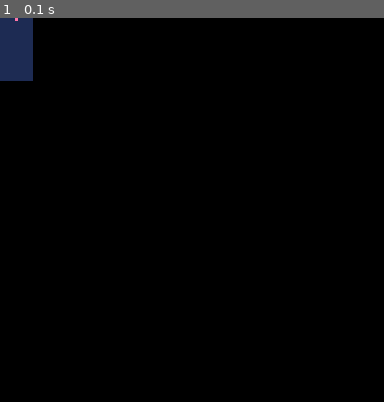
Above: before the commit, frame 1.
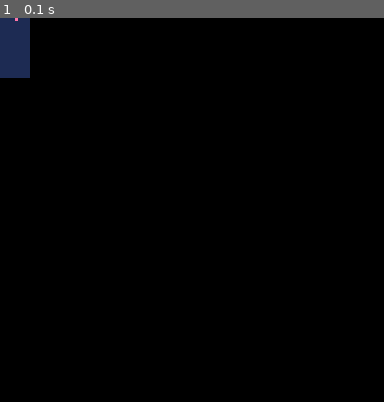
Above: after the commit, the same moment.

Repository: Schnobb/pico8-stuff
Game: PICO-8 cartridge tet.p8
The game is run twice, just before and just after one commit, with the same random seed, the same clock (stepped at 60 frames per second) and the same inputs.
Inputs:
- Up to frame 1 (0.1 s): no input

The runs differ from the first frame. In frame 1, 0.2% of the frame differs, in the area x 0-9%, y 0-17%.

Commit message:
New stuff

Diff:
--- /dev/null
+++ b/ballistic.p8
@@ -0,0 +1,306 @@
+pico-8 cartridge // http://www.pico-8.com
+version 32
+__lua__
+function _init()
+ pi=3.1415927
+ g=9.81
+ scale=1/5
+ fric=1.0
+
+ ground=120
+ cliff_h=30
+ --cls()
+ can=new_cannon(12,119-cliff_h,1,-2,4)
+ can:rotate(30)
+
+ force=60
+ min_force=20
+ max_force=100
+ delta_force=(max_force/3)/60
+
+ ready=true
+
+ history={}
+ max_history=60
+
+ turn_speed=30/60
+
+ show_range=false
+
+ debug_time=false
+ timer=0
+ up_timer=0
+end
+
+function _update60()
+ if btn(⬅️) then
+  can:rotate(-turn_speed)
+ end
+
+ if btn(➡️) then
+  can:rotate(turn_speed)
+ end
+
+ if btn(⬆️) then
+  force=mid(min_force,force+delta_force,max_force)
+ end
+
+ if btn(⬇️) then
+  force=mid(min_force,force-delta_force,max_force)
+ end
+
+ if btnp(❎) and ready then
+  proj=new_proj(can.x+can.ox,can.y+can.oy,8)
+  proj.dx=force*can.dir.x
+  proj.dy=force*can.dir.y
+  ready=false
+  timer=0
+  up_timer=0
+ end
+
+ if btnp(🅾️) then
+  show_range=not show_range
+ end
+
+ if proj then
+  if proj.dy<0 then
+  	up_timer+=1
+  end
+
+  update_proj()
+  timer+=1
+ end
+end
+
+function _draw()
+ cls()
+
+ rectfill(0,ground-cliff_h,18,128,4)
+ rectfill(0,ground,128,128,3)
+
+ if proj then
+  draw_proj()
+ end
+
+ draw_history()
+ draw_cannon()
+
+ if show_range then
+  draw_range()
+ end
+
+ draw_force()
+
+ if debug_time then
+ 	print(timer/60)
+ 	print(up_timer/60)
+ end
+end
+
+function update_proj()
+ proj.dx*=fric
+ proj.dy+=g/60
+ proj.x+=(proj.dx*scale)/60
+ proj.y+=(proj.dy*scale)/60
+
+ proj.x=proj.x%128
+ if proj.y >= ground then
+  proj.dy=0
+  proj.y=ground-1
+  ready=true
+
+  if #history>=max_history then
+   del(history,history[1])
+  end
+
+  add(history,vec2(proj.x,proj.y))
+  proj=nil
+ end
+end
+
+function draw_proj()
+ pset(proj.x,proj.y,proj.col)
+end
+
+function draw_cannon()
+ local can_end=can:get_end()
+ line(can.x+can.ox,can.y+can.oy,can_end.x,can_end.y,3)
+ spr(1,can.x-4,can.y-7)
+ --pset(can.x+can.ox,can.y+can.oy,8)
+ for i=0,6 do
+  local dist=can.len*i*2
+  local dot=can:get_end(dist)
+  pset(dot.x,dot.y,6)
+ end
+end
+
+function draw_history()
+ for h in all(history) do
+  pset(h.x,h.y,2)
+ end
+end
+
+function draw_force()
+ local cols={12,11,10,9,8}
+ local col
+ local w,h=2,80
+ local x,y=5,15
+
+ local fm=max_force-min_force
+ fm=(force-min_force)/fm
+
+ local col_idx=flr(#cols*fm)+1
+ col_idx=min(#cols,col_idx)
+ col=cols[col_idx]
+
+ rect(x-2,y-2,x+w+2,y+h+2,col)
+ local fy=h*(1-fm)
+ rectfill(x,fy+y,x+w,y+h,col)
+end
+
+function draw_range()
+ local ox,oy=-3,-7
+ local h_diff=ground-can.y-1-can.oy
+ local h_diff/=scale
+ local range=get_range(force,can.dir,h_diff)
+ local x=can.x+can.ox+range*scale
+ local y=ground-1
+
+ spr(2,(x+ox)%128,y+oy)
+end
+-->8
+-- objects
+function new_proj(x,y,col)
+ return {
+  x=x,
+  y=y,
+  col=col,
+  dx=0,
+  dy=0
+ }
+end
+
+function new_cannon(x,y,ox,oy,len)
+ return {
+  x=x,
+  y=y,
+  ox=ox,
+  oy=oy,
+  len=len,
+  dir=vec2(0,-1),
+
+  get_end=function(self,dist)
+   local len=dist or self.len
+   local res=vec2(self.x+self.ox,self.y+self.oy)
+   res.x+=self.dir.x*len
+   res.y+=self.dir.y*len
+
+   return res
+  end,
+
+  rotate=function(self,d)
+   local temp=rot2d(self.dir,deg2rad(-d))
+   if temp.y<0 then
+    self.dir=temp
+   end
+  end
+ }
+end
+-->8
+-- utils
+function vec2(x,y)
+ return {
+  x=x,
+  y=y,
+  norm=function(self)
+   local l=len(self.x,self.y)
+   self.x/=l
+   self.y/=l
+   return self
+  end,
+  mul=function(self,n)
+   self.x*=n
+   self.y*=n
+   return self
+  end
+ }
+end
+
+function rot2d(vec,r)
+ return vec2(
+  vec.x*cosr(r)-vec.y*sinr(r),
+  vec.x*sinr(r)+vec.y*cosr(r)
+ )
+end
+
+function rot(x,y,r)
+ return x*cosr(r)-y*sinr(r),x*sinr(r)+y*cosr(r)
+end
+
+function rad2deg(r)
+ return r*180/pi
+end
+
+function deg2rad(d)
+ return d*pi/180
+end
+
+function sinr(r)
+ return sin(r/(2*pi))
+end
+
+function cosr(r)
+ return cos(r/(2*pi))
+end
+
+function tanr(r)
+ return sinr(r)/cosr(r)
+end
+
+function len(x,y)
+ return sqrt(x^2+y^2)
+end
+-->8
+-- ballistics
+
+-- vel in meters/sec
+-- dir is a direction vector
+-- returns range in meters
+function get_range(vel,dir,h_diff)
+ h_diff=h_diff or 0
+ local vxo=abs(dir.x)*vel
+ local vyo=abs(dir.y)*vel
+
+ --print(vxo..","..vyo)
+ if debug_time then
+  print(h_diff)
+ end
+
+ local t_rise=vyo/g
+ local h=h_diff+vyo*t_rise-0.5*g*t_rise*t_rise
+ local t_fall=sqrt(2*h/g)
+ local t_flight=t_rise+t_fall
+
+ if debug_time then
+  print(t_rise)
+  print(t_fall)
+  print(t_flight)
+  print(h)
+  pset(63,ground-(h*scale),8)
+ end
+
+ return force*dir.x*t_flight
+end
+
+--function ball_func(vel,dir,x)
+-- return x*tan()
+--end
+__gfx__
+00000000000000000000000000000000000000000000000000000000000000000000000000000000000000000000000000000000000000000000000000000000
+0000000000000000000a000000000000000000000000000000000000000000000000000000000000000000000000000000000000000000000000000000000000
+0070070000000000000a000000000000000000000000000000000000000000000000000000000000000000000000000000000000000000000000000000000000
+0007700000000000000a000000000000000000000000000000000000000000000000000000000000000000000000000000000000000000000000000000000000
+0007700000000000a00a00a000000000000000000000000000000000000000000000000000000000000000000000000000000000000000000000000000000000
+007007000000b0000a0a0a0000000000000000000000000000000000000000000000000000000000000000000000000000000000000000000000000000000000
+0000000000bbbb0000aaa00000000000000000000000000000000000000000000000000000000000000000000000000000000000000000000000000000000000
+0000000000055500000a000000000000000000000000000000000000000000000000000000000000000000000000000000000000000000000000000000000000
--- /dev/null
+++ b/clk.p8
@@ -0,0 +1,150 @@
+pico-8 cartridge // http://www.pico-8.com
+version 32
+__lua__
+function _init()
+ btns={}
+
+ init_mouse()
+
+ add(btns,new_btn(8,8,"blablablab",beep))
+end
+
+function _update60()
+ update_mouse()
+
+ for _,b in pairs(btns) do
+  b:update()
+ end
+end
+
+function _draw()
+ cls()
+
+ for _,b in pairs(btns) do
+  b:draw()
+ end
+
+ draw_mouse()
+end
+
+function beep()
+ sfx(0)
+end
+-->8
+-- inits
+function init_mouse()
+ mouse={
+  x=0,
+  y=0,
+  lclick=false,
+  rclick=false,
+  pos_updated=false,
+  lclick_updated=false,
+  rclick_updated=false,
+  enabled=true,
+  downx=0,
+  downy=0
+ }
+
+ poke(0x5f2d,0x1)
+ update_mouse()
+end
+-->8
+-- updates
+function update_mouse()
+ local x,y=stat(32),stat(33)
+ local lclick=(stat(34) & 0x1)>0
+ local rclick=(stat(34) & 0x2)>0
+
+ mouse.pos_updated=false
+ mouse.lclick_updated=false
+ mouse.rclick_updated=false
+
+ if mouse.x!=x or mouse.y!=y then
+  mouse.pos_updated=true
+  mouse.x=x
+  mouse.y=y
+ end
+
+ if mouse.lclick!=lclick then
+  mouse.updated=true
+  mouse.lclick_updated=true
+  mouse.lclick=lclick
+ end
+
+ if mouse.rclick!=rclick then
+  mouse.updated=true
+  mouse.rclick_updated=true
+  mouse.rclick=rclick
+ end
+
+ if mouse.click_updated and (rclick or lclick) then
+  mouse.downx=x
+  mouse.downy=y
+ end
+end
+-->8
+-- draws
+function draw_mouse()
+ local x,y=mouse.x,mouse.y
+ local click=mouse.lclick or mouse.rclick
+ local sp=click and 2 or 1
+
+ spr(sp,x,y)
+ --pset(x,y,8)
+end
+-->8
+-- objects
+function new_btn(x,y,label,on_click)
+ return {
+  x=x,
+  y=y,
+  w=#label*4+4,
+  h=10,
+  label=label,
+  on_click=on_click,
+
+  draw=function(self)
+   local col1,col2=6,5
+
+   if is_inside(mouse.x,mouse.y,self.x,self.y,self.w,self.h) then
+    col1=12
+    col2=13
+
+    if mouse.lclick then
+     col1=13
+     col2=12
+    end
+   end
+
+   rect(self.x,self.y,self.x+self.w,self.y+self.h,col1)
+   rect(self.x+1,self.y+1,self.x+self.w-1,self.y+self.h-1,col2)
+   rectfill(self.x+2,self.y+2,self.x+self.w-2,self.y+self.h-2,col1)
+   print(self.label,self.x+3,self.y+3,col2)
+  end,
+
+  update=function(self)
+   if is_inside(mouse.x,mouse.y,self.x,self.y,self.w,self.h) then
+    if not mouse.lclick and mouse.lclick_updated then
+     self.on_click()
+    end
+   end
+  end
+ }
+end
+-->8
+-- utils
+function is_inside(px,py,x,y,w,h)
+ return px>=x and px<=x+w
+    and py>=y and py<=y+h
+end
+__gfx__
+00000000010000000200000000000000000000000000000000000000000000000000000000000000000000000000000000000000000000000000000000000000
+00000000171000002620000000000000000000000000000000000000000000000000000000000000000000000000000000000000000000000000000000000000
+00700700177100002662000000000000000000000000000000000000000000000000000000000000000000000000000000000000000000000000000000000000
+00077000177710002666200000000000000000000000000000000000000000000000000000000000000000000000000000000000000000000000000000000000
+00077000177771002666620000000000000000000000000000000000000000000000000000000000000000000000000000000000000000000000000000000000
+00700700177110002662200000000000000000000000000000000000000000000000000000000000000000000000000000000000000000000000000000000000
+00000000011710000226200000000000000000000000000000000000000000000000000000000000000000000000000000000000000000000000000000000000
+
+
--- /dev/null
+++ b/race.p8
@@ -0,0 +1,290 @@
+pico-8 cartridge // http://www.pico-8.com
+version 32
+__lua__
+function _init()
+ gs={
+  carpos=0,
+  dist=0,
+  carspeed=0.0,
+  caraccel=0.05,
+  cardir=0,
+  carturnrate=0.1,
+  cursection=0,
+
+  currentcurve=0,
+  trackcurve=0,
+  playercurve=0,
+
+  totaltrackdist=0,
+
+  curlaptime=0,
+
+  track={},
+  laptimes={},
+
+  debug={
+   dbg={},
+   enabled=true,
+  },
+ }
+
+ reset_game()
+end
+
+function _update60()
+ gs.debug.dbg={}
+
+ handle_inputs()
+ update_game()
+end
+
+function _draw()
+ cls(0)
+
+ draw_game()
+
+ draw_debug()
+end
+
+function reset_game()
+ gs.carpos=0
+ gs.distance=0
+ gs.carspeed=0
+ gs.caraccel=2
+
+ gs.currentcurve=0
+ gs.trackcurve=0
+ gs.playercurve=0
+
+ gs.totaltrackdist=0
+
+ gs.curlaptime=0
+
+ gs.laptimes={}
+
+ for i=1,5 do
+  gs.laptimes[i]=0
+ end
+
+ init_track()
+end
+-->8
+-- inits
+
+function init_track()
+ gs.track={}
+
+ add(gs.track,new_section(0,10))
+
+ add(gs.track,new_section(0,200))
+ add(gs.track,new_section(1,200))
+ add(gs.track,new_section(0,400))
+ add(gs.track,new_section(1,100))
+ add(gs.track,new_section(-1,100))
+ add(gs.track,new_section(1,100))
+ add(gs.track,new_section(0.4,400))
+ add(gs.track,new_section(-0.2,500))
+ add(gs.track,new_section(1,200))
+ add(gs.track,new_section(0,150))
+ add(gs.track,new_section(-1,50))
+ add(gs.track,new_section(0,600))
+
+ for s in all(gs.track) do
+  gs.totaltrackdist+=s.dist
+ end
+end
+-->8
+-- objects
+
+function new_section(curve,dist)
+ return {
+  curve=curve,
+  dist=dist
+ }
+end
+-->8
+-- updates
+
+function handle_inputs()
+ if btn(⬆️) then
+  gs.carspeed+=gs.caraccel
+ else
+  gs.carspeed-=gs.caraccel/2
+ end
+
+ if btn(⬅️) then
+  gs.playercurve-=gs.carturnrate
+ end
+
+ if btn(➡️) then
+  gs.playercurve+=gs.carturnrate
+ end
+end
+
+function update_game()
+ --debug("test1")
+ --debug("test2")
+ --debug("test3")
+ --debug("test very long")
+ --debug("tes")
+
+ if abs(gs.playercurve-gs.trackcurve)>=0.8 then
+  --gs.carspeed-=gs.caraccel*5
+ end
+
+ gs.carspeed=mid(0,gs.carspeed,1)
+ debug(gs.carspeed.."")
+ debug(gs.dist.."")
+ gs.dist+=10*gs.carspeed
+
+ local trackoff=0
+ gs.cursection=1
+
+ gs.curlaptime+=1
+ if gs.dist>=gs.totaltrackdist then
+  gs.dist-=gs.totaltrackdist
+  add(gs.laptimes,gs.curlaptime,1)
+  deli(gs.laptimes)
+  gs.curlaptime=0
+ end
+
+ while gs.cursection<#gs.track[gs.cursection] and trackoff<=gs.distance do
+  trackoff+=gs.track[gs.cursection].dist
+  gs.cursection+=1
+ end
+
+ local targetcurve=gs.track[gs.cursection].curve
+ local curvediff=(targetcurve-gs.currentcurve)*gs.carspeed
+ gs.currentcurve+=curvediff
+
+ gs.trackcurve+=gs.currentcurve*gs.carspeed
+
+ gs.carpos=gs.playercurve-gs.trackcurve
+end
+-->8
+-- draw
+
+function draw_game()
+ debug(stat(7).."/"..stat(8))
+
+ for y=0,63 do
+  for x=0,127 do
+   local col=y<15 and 14 or 12
+
+   if y>=15 and y<32 then
+    col=y%2==0 and 14 or 12
+   end
+
+   pset(x,y,col)
+  end
+ end
+
+ for x=0,127 do
+  local hillh=abs(sin(x*0.001+gs.trackcurve*0.01)*32)
+  for y=64-hillh,64 do
+   local col=y<25 and 2 or 4
+   if y<64 then
+    pset(x,y,col)
+   end
+  end
+ end
+
+ for y=0,63 do
+  for x=0,127 do
+   local persp=y/64
+
+   --debug(""..gs.currentcurve)
+
+   local midp=0.5+gs.currentcurve*((1-persp)^3)
+   local roadw=0.1+persp*0.8
+   local clipw=0.15*roadw
+
+   roadw*=0.5
+
+   local lgrass=(midp-roadw-clipw)*128
+   local lclip=(midp-roadw)*128
+   local rgrass=(midp+roadw+clipw)*128
+   local rclip=(midp+roadw)*128
+
+   local col=0
+
+   local grasscol=sin(10*((1-persp)^3)+gs.dist*0.02)>0 and 11 or 3
+   local clipcol=sin(20*((1-persp)^2)+gs.dist)>0 and 8 or 7
+   local roadcol=gs.cursection+1==0 and 7 or 5
+
+   if x>=0 and x<lgrass or x>=rgrass then
+    col=grasscol
+   elseif x>=lgrass and x<lclip or x>=rclip and x<rgrass then
+    col=clipcol
+   elseif x>=lclip and x<rclip then
+    col=roadcol
+   end
+
+   pset(x,63+y,col)
+  end
+ end
+end
+
+function draw_debug()
+ if not gs.debug.enabled or #gs.debug.dbg<=0 then
+  return
+ end
+
+ local w=0
+ local h=#gs.debug.dbg*6
+
+ for _,t in pairs(gs.debug.dbg) do
+  if #t>w then
+   w=#t
+  end
+ end
+
+ w*=4
+
+ rectfill(0,0,w+2,h+2,7)
+ rectfill(1,1,w+1,h+1,0)
+
+ cursor(2,2)
+
+ for d in all(gs.debug.dbg) do
+  print(d,7)
+ end
+
+ cursor()
+end
+-->8
+-- utils
+
+function debug(txt)
+ add(gs.debug.dbg,txt)
+end
+…(30 lines of a section not shown)…
--- a/tet.p8
+++ b/tet.p8
@@ -1,32 +1,31 @@
 pico-8 cartridge // http://www.pico-8.com
-version 29
+version 32
 __lua__
 function _init()
 	gs={
 		tick=0,
 		maxtick=60,
-		speed=2,
+		speed=1,
 
 		width=10,
 		height=20,
 
-		backcolor=0
+		backcolor=0,
+
+		grid={},
+
+		debug={
+		 dbg={},
+		 enabled=true
+		},
 	}
 
-	gs.grid={}
-
-	for y=0,gs.height do
-		gs.grid[y]={}
-
-	 for x=0,gs.width do
-	  gs.grid[y][x]=1
-	 end
-	end
-
-	gs.grid[0][5]=14
+	init_grid()
 end
 
 function _update60()
+ gs.debug.dbg={}
+
 	gs.tick+=gs.speed
 	if gs.tick>=gs.maxtick then
 	 gs.tick=0
@@ -37,23 +36,55 @@
 function _draw()
  cls(0)
 
- for y,row in pairs(gs.grid) do
- 	for x,cell in pairs(row) do
- 		pset(x,y,cell)
- 	end
+ for x=0,gs.width-1 do
+  for y=0,gs.height-1 do
+   pset(x,y,gs.grid[x][y])
+  end
+ end
+
+ if gs.debug.enabled then
+  draw_debug()
+ end
+end
+
+function draw_debug()
+ for s in all(gs.debug.dbg) do
+  print(s)
  end
 end
 -->8
 function gametick()
- for y,row in pairs(gs.grid) do
-  for x=#row-1,0 do
-   local cell=row[x]
-   if cell>1 and y<gs.height then
-    gs.grid[y][x]=1
-    gs.grid[y+1][x]=cell
+ for x=gs.width-1,0,-1 do
+  for y=gs.height-1,0,-1 do
+   local cell=gs.grid[x][y]
+   if cell>1 and y<gs.height-1 then
+    gs.grid[x][y]=1
+    gs.grid[x][y+1]=cell
    end
   end
  end
+end
+-->8
+-- init
+
+function init_grid()
+ gs.grid={}
+
+ for x=0,gs.width-1 do
+  gs.grid[x]={}
+
+  for y=0,gs.height-1 do
+   gs.grid[x][y]=1
+  end
+ end
+
+ gs.grid[5][0]=14
+end
+-->8
+-- utils
+
+function debug(s)
+ add(gs.debug.dbg, s)
 end
 __gfx__
 00000000000000000000000000000000000000000000000000000000000000000000000000000000000000000000000000000000000000000000000000000000
--- a/tetris.p8
+++ /dev/null
@@ -1,7 +0,0 @@
-pico-8 cartridge // http://www.pico-8.com
-version 16
-__lua__
-local shapes = {
- local o = [0,0,0,0,0,1,1,0,0,1,1,0,0,0,0,0],
- local i = [0,1,0,0,0,1,0,0,0,1,0,0,0,1,0,0]
-}
Not shown, changed: the sound effects (__sfx__) section of clk.p8
Not shown, changed: 30 lines of the sprite sheet (__gfx__) section of race.p8
Not shown, added: mine.7z
